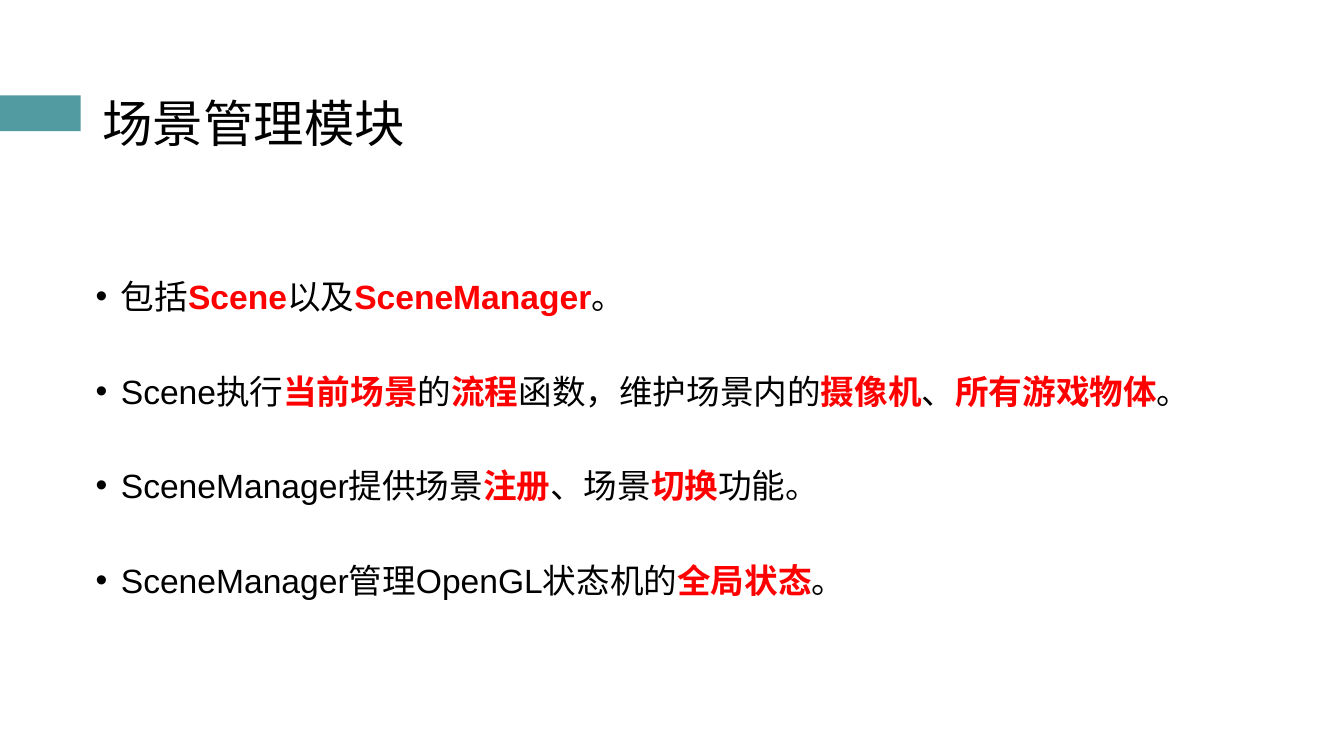
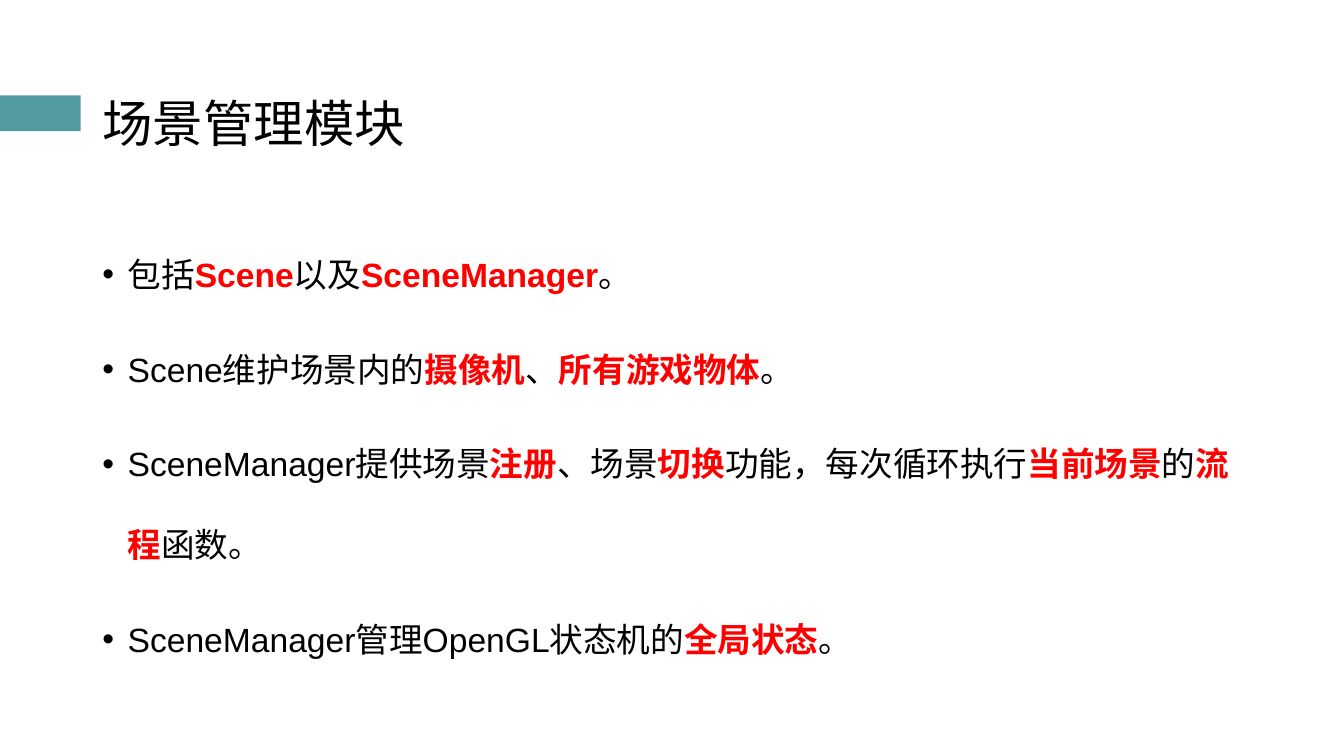
Before and after one commit to atom-chen/Main, a slide deck: slide 10 of OpenGL/答辩PPT.pptx. Drawn at 1344x756 pixels with LibreOffice and Linux fonts; fonts in the diff are those of the drawing. Boxes give left, top, right and bottom in pixels: in the first picture for what was removed or moved away, otherwise in the second. Text is boxed around its words. In the diff, an @@ line names an element or a change of style, - is before the commit and + after.

```diff
--- a/OpenGL/答辩PPT.pptx
+++ b/OpenGL/答辩PPT.pptx
@@ text "包括Scene以及SceneManager。": place and size @@
-text "包括Scene以及SceneManager。" at box(121, 280, 1191, 600)
+text "包括Scene以及SceneManager。" at box(128, 258, 1229, 659)
@@ text at box(128, 355, 1229, 560): text changed @@
-• Scene执行当前场景的流程函数，维护场景内的摄像机、所有游戏物体。
-• SceneManager提供场景注册、场景切换功能。
+• Scene维护场景内的摄像机、所有游戏物体。
+• SceneManager提供场景注册、场景切换功能，每次循环执行当前场景的流程函数。
```
Also in this commit, not shown: 14 other slides changed.
